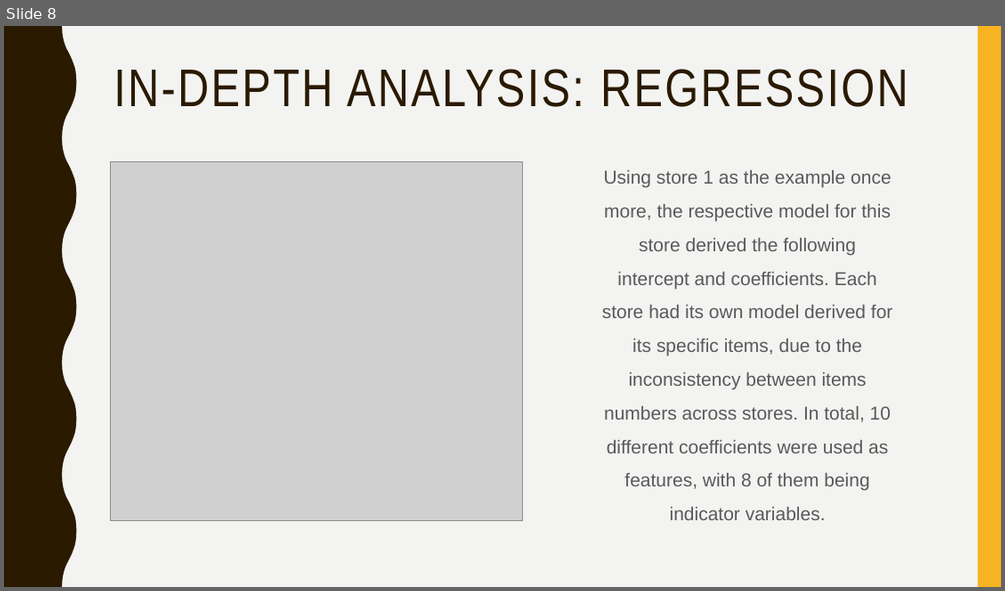
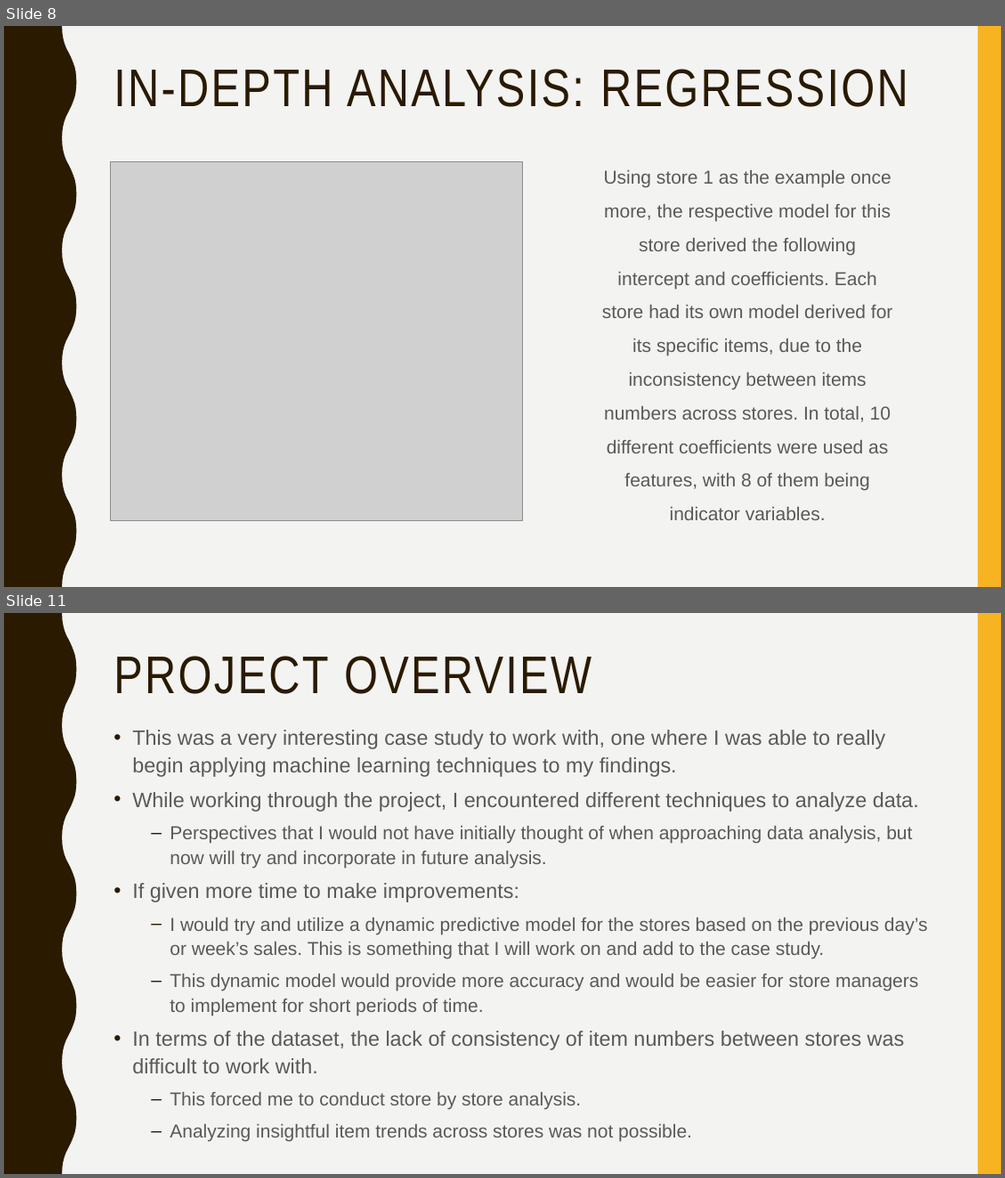
Before and after one commit to vpatel94/springboard, a slide deck: capstone project/final/Capstone Project Presentation.pptx. Shown one above the other, each under a label of ours: slide 8 before the commit, slides 8 and 11 after it; the slides between them are not shown. The pictures are 1005x591 and 1005x1178 pixels, drawn with LibreOffice and Linux fonts; fonts in the diff are those of the drawing; grey boxes stand for pictures. Boxes give left, top, right and bottom in pixels: in the first picture for what was removed or moved away, otherwise in the second. Text is boxed around its words. In the diff, an @@ line names an element or a change of style, - is before the commit and + after.

```diff
--- a/capstone project/final/Capstone Project Presentation.pptx
+++ b/capstone project/final/Capstone Project Presentation.pptx
@@ slide 11 added at box(4, 613, 1001, 1174), background #F3F3F2; not listed: 2 template elements that a slide beside it also shows @@
@@ title added at box(113, 656, 591, 694), 51 pt, text #2A1A00 @@
+PROJECT OVERVIEW
@@ text added at box(132, 730, 928, 1142), 18 pt, text #595959 @@
+• This was a very interesting case study to work with, one where I was able to really begin applying machine learning techniques to my findings.
+• While working through the project, I encountered different techniques to analyze data.
+  – Perspectives that I would not have initially thought of when approaching data analysis, but now will try and incorporate in future analysis.
+• If given more time to make improvements:
+  – I would try and utilize a dynamic predictive model for the stores based on the previous day’s or week’s sales. This is something that I will work on and add to the case study.
+  – This dynamic model would provide more accuracy and would be easier for store managers to implement for short periods of time.
+• In terms of the dataset, the lack of consistency of item numbers between stores was difficult to work with.
+  – This forced me to conduct store by store analysis.
+  – Analyzing insightful item trends across stores was not possible.
```
Also in this commit, not shown: 2 slides changed, 1 slide removed, 1 other file.
